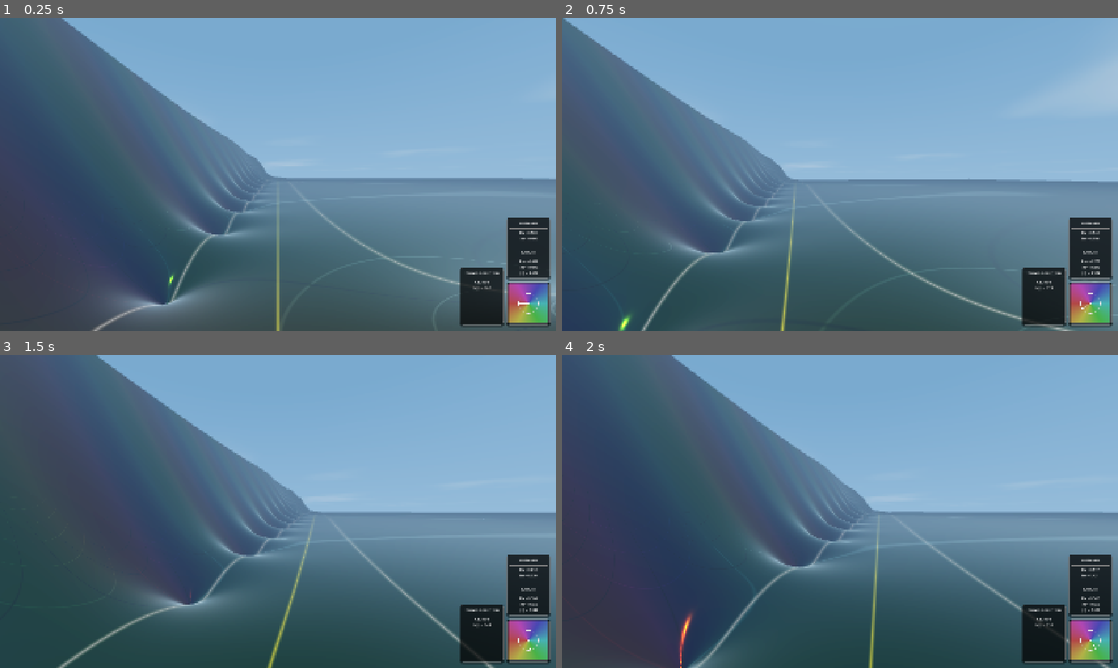
Above: before the commit, frames 1-4 (two rows, left to right).
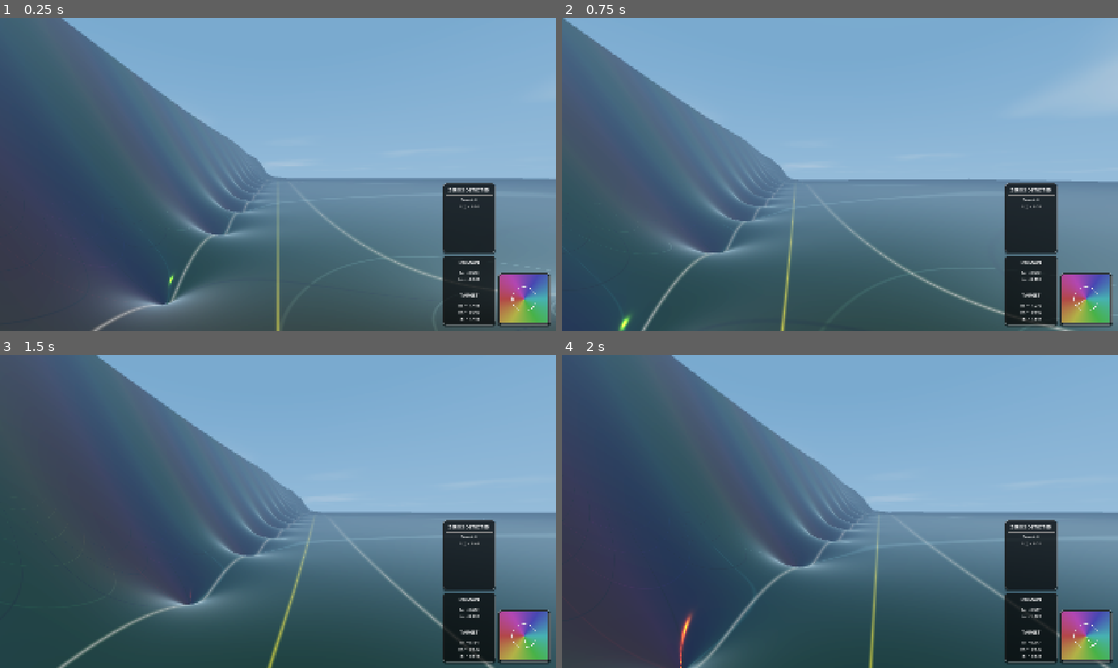
Above: after the commit, the same moments.

Repository: allanino/complex-functions-explorer
Game: Godot game, scene res://scenes/main.tscn
Same seed, same stepped clock (60 frames per second), same inputs: the game is played once before the commit and once after it.
Inputs (mouse positions are in pixels of both pictures, inside the frame that each line leads up to):
- Up to frame 1 (0.25 s): no input
- Up to frame 2 (0.75 s): tap Enter at 0.5 s; move the mouse to (867, 174) at 0.52 s; hold W (move_forward) from 0.53 s (still down); tap G at 0.6 s
- Up to frame 3 (1.5 s): keep holding W (move_forward); tap Space at 0.77 s; move the mouse to (250, 511) at 1.27 s; tap N at 1.35 s
- Up to frame 4 (2 s): keep holding W (move_forward); tap Space at 1.52 s

The runs differ from the first frame. In frame 1, 6.0% of the frame differs, in the area x 79-100%, y 52-99%; in frame 2, 6.0%; in frame 3, 5.9%; in frame 4, 5.9%.

Commit message:
refactor: normalize HUD and menu scaling factors to a 1.0 base range

Diff:
--- a/scripts/preset_defaults.gd
+++ b/scripts/preset_defaults.gd
@@ -35,7 +35,7 @@
 		"show_rvm": true,
 		"show_hud_monitor_fps": false,
 		"show_hud_monitor_chunks": false,
-		"hud_scale": 1.3,
+		"hud_scale": 1.0833333333,
 		"master_volume": 100.0,
 		"bg_music_volume": 50.0,
 		"drone_volume": 100.0
@@ -74,7 +74,7 @@
 		"show_rvm": true,
 		"show_hud_monitor_fps": false,
 		"show_hud_monitor_chunks": false,
-		"hud_scale": 1.0,
+		"hud_scale": 0.8333333333,
 		"master_volume": 100.0,
 		"bg_music_volume": 100.0,
 		"drone_volume": 100.0
--- a/tests/test_ui.gd
+++ b/tests/test_ui.gd
@@ -222,8 +222,8 @@
 	# 2. Verify main_menu_panel.scale is always Vector2.ONE
 	assert_eq(hud_instance.main_menu_panel.scale, Vector2.ONE)
 
-	# 3. Verify initial scaled layout size matches config menu_scale
-	var expected_scale = Config.menu_scale
+	# 3. Verify initial scaled layout size matches config menu_scale * base scale factor (130/150)
+	var expected_scale = Config.menu_scale * (130.0 / 150.0)
 	var base_panel_min_size = Vector2(500, 960)
 	assert_eq(hud_instance.main_menu_panel.custom_minimum_size, base_panel_min_size * expected_scale)
 
@@ -236,7 +236,7 @@
 	assert_true(hud_instance._menu_scale_dragging)
 
 	# Set value to something new
-	var target_scale = 120.0 / 150.0
+	var target_scale = 120.0 / 100.0
 	hud_instance.menu_scale_slider.value = 120.0
 
 	# Config value should be updated, but layout size should not change while dragging
@@ -246,10 +246,11 @@
 	# End drag
 	hslider.drag_ended.emit(true)
 	assert_false(hud_instance._menu_scale_dragging)
-	assert_eq(hud_instance.main_menu_panel.custom_minimum_size, base_panel_min_size * target_scale)
+	var target_menu_scale = target_scale * (130.0 / 150.0)
+	assert_eq(hud_instance.main_menu_panel.custom_minimum_size, base_panel_min_size * target_menu_scale)
 
 	# Verify font size override was applied
 	var title_label = hud_instance.main_menu_panel.get_node("MarginContainer/ContentVBox/TitleHBox/TitleLabel")
 	assert_not_null(title_label)
 	var base_font_size = title_label.get_meta("base_font_size")
-	assert_eq(title_label.get_theme_font_size("font_size"), int(round(base_font_size * target_scale)))
+	assert_eq(title_label.get_theme_font_size("font_size"), int(round(base_font_size * target_menu_scale)))
--- a/ui/main_ui.gd
+++ b/ui/main_ui.gd
@@ -239,8 +239,8 @@
 		},
 		menu_scale_slider: {
 			"config_key": "menu_scale",
-			"to_config": func(v): return v / 150.0,
-			"from_config": func(c): return c * 150.0,
+			"to_config": func(v): return v / 100.0,
+			"from_config": func(c): return c * 100.0,
 			"format": func(v): return str(int(round(v))) + "%",
 			"immediate": true,
 			"on_changed": func(_v): _update_hud_layout()
@@ -991,9 +991,11 @@
 
 	var cards = [complex_panel, info_panel, monitor_panel, zeros_panel, perf_label]
 
+	var actual_hud_scale = Config.hud_scale * 1.2
+
 	# Always rescale all cards to ensure their combined_minimum_size is correct for height check
 	for card in cards:
-		_rescale_card(card, Config.hud_scale)
+		_rescale_card(card, actual_hud_scale)
 
 	var current_state = {
 		"size": get_viewport().size,
@@ -1006,8 +1008,8 @@
 	_last_hud_state = current_state
 
 	# Scale stack widths to accommodate wider fonts
-	hud_stack_right.custom_minimum_size.x = 150 * Config.hud_scale
-	hud_stack_left.custom_minimum_size.x = 150 * Config.hud_scale
+	hud_stack_right.custom_minimum_size.x = 150 * actual_hud_scale
+	hud_stack_left.custom_minimum_size.x = 150 * actual_hud_scale
 
 	var available_height = get_viewport().size.y - 40
 	var current_height = 0.0
@@ -1220,6 +1222,8 @@
 		return
 	main_menu_panel.set_meta("last_applied_menu_scale", _scale)
 
+	var actual_scale = _scale * (130.0 / 150.0)
+
 	var stack = []
 	if main_menu_panel: stack.push_back(main_menu_panel)
 	if new_preset_dialog: stack.push_back(new_preset_dialog)
@@ -1237,7 +1241,7 @@
 
 			if not node.has_meta("base_font_size"):
 				node.set_meta("base_font_size", node.get_theme_font_size(font_size_key))
-			node.add_theme_font_size_override(font_size_key, int(round(node.get_meta("base_font_size") * _scale)))
+			node.add_theme_font_size_override(font_size_key, int(round(node.get_meta("base_font_size") * actual_scale)))
 
 		# 2. Scale Layout Parameters on Controls
 		if node is Control:
@@ -1245,20 +1249,20 @@
 			if node.custom_minimum_size != Vector2.ZERO:
 				if not node.has_meta("base_min_size"):
 					node.set_meta("base_min_size", node.custom_minimum_size)
-				node.custom_minimum_size = node.get_meta("base_min_size") * _scale
+				node.custom_minimum_size = node.get_meta("base_min_size") * actual_scale
 
 			# Scale margins for MarginContainers
 			if node is MarginContainer:
 				for margin in ["margin_left", "margin_top", "margin_right", "margin_bottom"]:
 					if not node.has_meta("base_" + margin):
 						node.set_meta("base_" + margin, node.get_theme_constant(margin))
-					node.add_theme_constant_override(margin, int(round(node.get_meta("base_" + margin) * _scale)))
+					node.add_theme_constant_override(margin, int(round(node.get_meta("base_" + margin) * actual_scale)))
 
 			# Scale separations for BoxContainers
 			elif node is BoxContainer:
 				if not node.has_meta("base_separation"):
 					node.set_meta("base_separation", node.get_theme_constant("separation"))
-				node.add_theme_constant_override("separation", int(round(node.get_meta("base_separation") * _scale)))
+				node.add_theme_constant_override("separation", int(round(node.get_meta("base_separation") * actual_scale)))
 
 		# Traverse children
 		for child in node.get_children():
--- a/ui/menu.tscn
+++ b/ui/menu.tscn
@@ -736,18 +736,18 @@
 unique_name_in_owner = true
 layout_mode = 2
 text = "Menu Scale"
-min_value = 100.0
-max_value = 150.0
+min_value = 75.0
+max_value = 125.0
 step = 5.0
-value = 150.0
-value_text = "150%"
+value = 100.0
+value_text = "100%"
 
 [node name="HudScaleContainer" parent="CenterContainer/MainMenuPanel/MarginContainer/ContentVBox/TabContainer/HUD/Margin/VBox" unique_id=102057451 instance=ExtResource("1")]
 unique_name_in_owner = true
 layout_mode = 2
 text = "HUD Scale"
-min_value = 100.0
-max_value = 150.0
+min_value = 75.0
+max_value = 125.0
 step = 5.0
 value = 100.0
 value_text = "100%"
